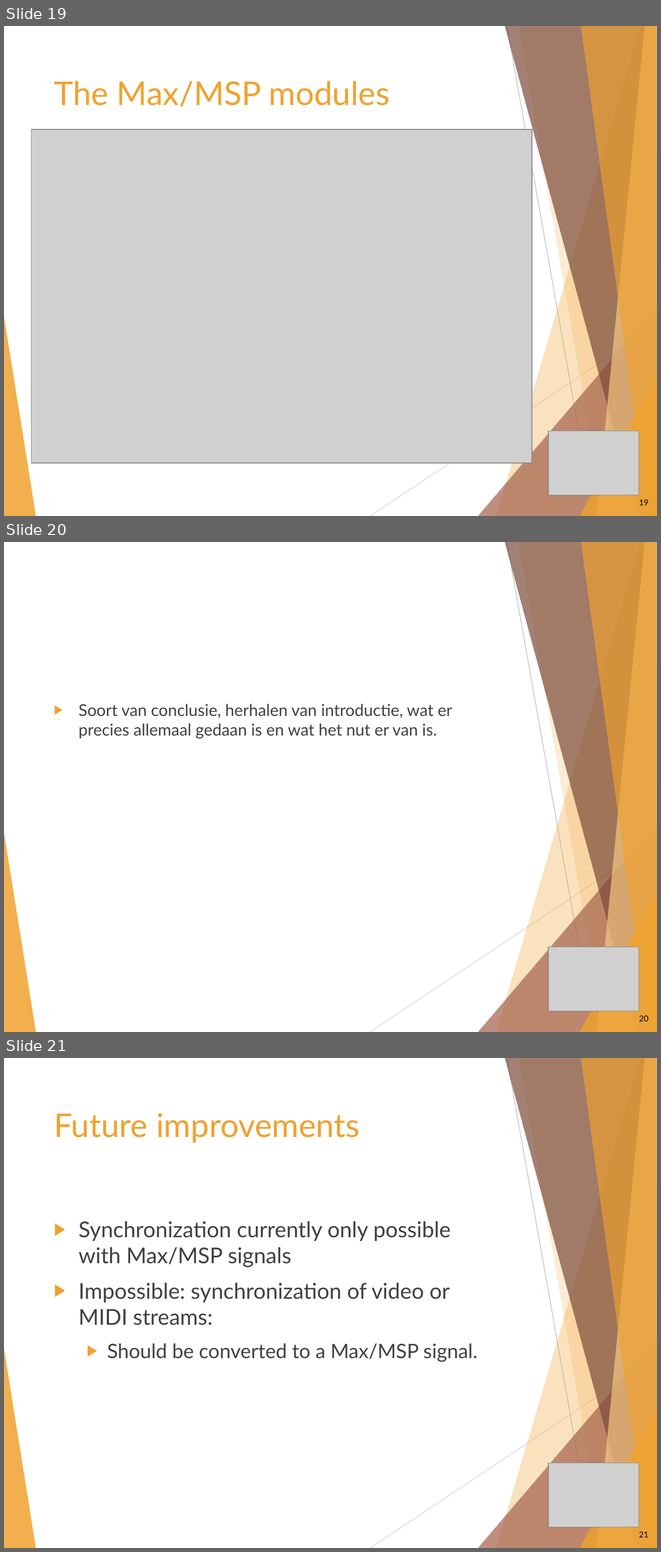
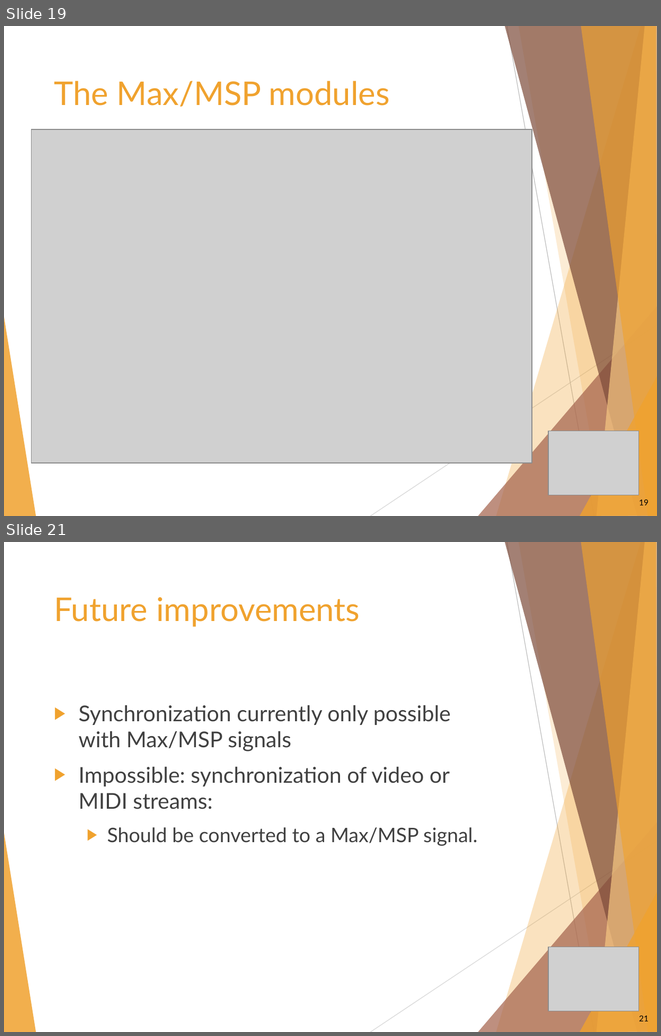
Before and after one commit to wardva/SignalSync, a slide deck: Presentations/IPEM ThinkTank/Presentation IPEM.pptx. Shown one above the other, each under a label of ours: slides 19, 20 and 21 before the commit, slides 19 and 21 after it; the slides between them are not shown. The pictures are 661x1552 and 661x1036 pixels, drawn with LibreOffice and Linux fonts; fonts in the diff are those of the drawing; grey boxes stand for pictures. Boxes give left, top, right and bottom in pixels: in the first picture for what was removed or moved away, otherwise in the second. Text is boxed around its words. In the diff, an @@ line names an element or a change of style, - is before the commit and + after.

```diff
--- a/Presentations/IPEM ThinkTank/Presentation IPEM.pptx
+++ b/Presentations/IPEM ThinkTank/Presentation IPEM.pptx
@@ slide 20 removed at box(4, 542, 657, 1032), background #FFFFFF; not listed: 10 template elements that a slide beside it also shows @@
@@ text removed at box(79, 704, 452, 739) @@
-▶ Soort van conclusie, herhalen van introductie, wat er precies allemaal gedaan is en wat het nut er van is.
@@ picture removed at box(548, 947, 639, 1011) @@
@@ page number removed at box(639, 1015, 648, 1021) @@
-20
```
Also in this commit, not shown: 2 slides changed, 1 slide added, 30 other files.
